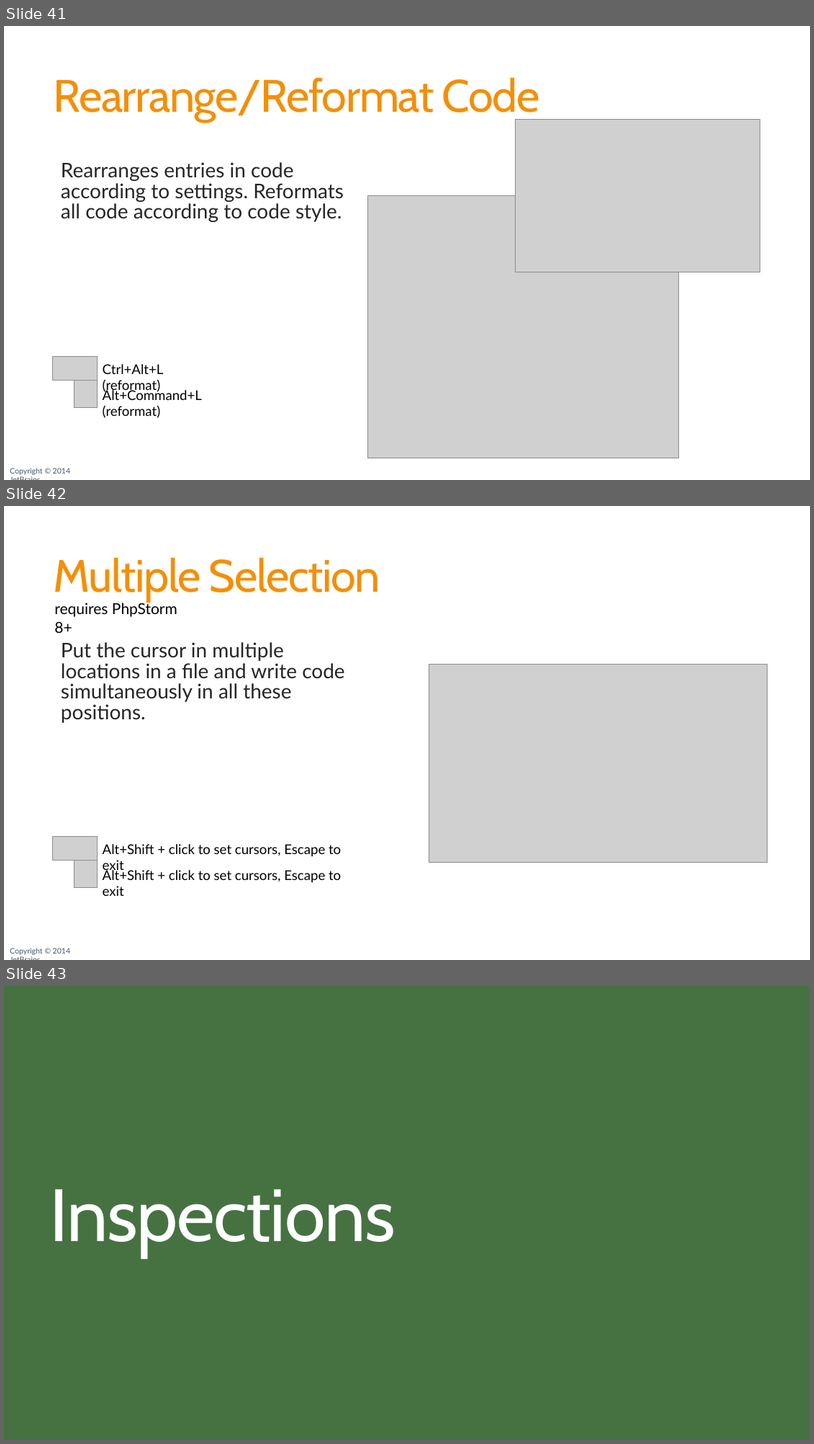
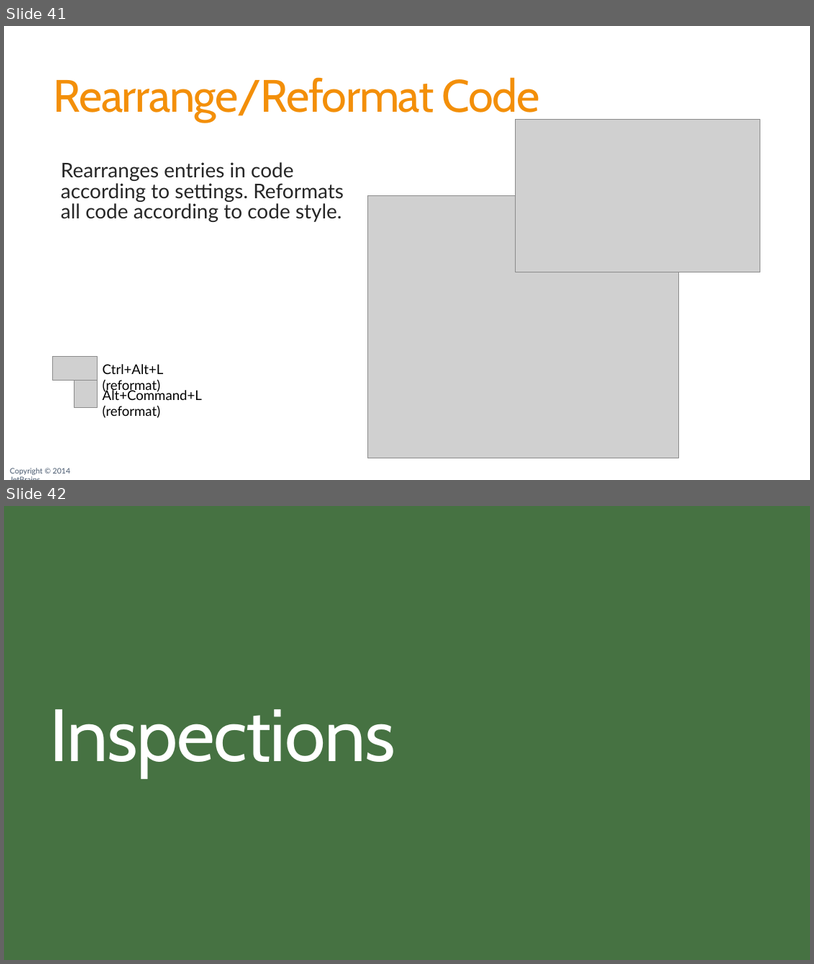
Before and after one commit to JetBrains/phpstorm-workshop, a slide deck: PhpStorm Workshop.pptx. Shown one above the other, each under a label of ours: slides 41, 42 and 43 before the commit, slides 41 and 42 after it. The pictures are 814x1444 and 814x964 pixels, drawn with LibreOffice and Linux fonts; fonts in the diff are those of the drawing; grey boxes stand for pictures; background and template pictures are left out. Boxes give left, top, right and bottom in pixels: in the first picture for what was removed or moved away, otherwise in the second. Text is boxed around its words. In the diff, an @@ line names an element or a change of style, - is before the commit and + after.

```diff
--- a/PhpStorm Workshop.pptx
+++ b/PhpStorm Workshop.pptx
@@ slide 42 removed at [4, 506, 810, 960], background #FFFFFF; not listed: 1 template element that a slide beside it also shows @@
@@ title removed at [54, 557, 381, 602] @@
-Multiple Selection
@@ text removed at [54, 601, 178, 633] @@
-requires PhpStorm 8+
@@ text removed at [61, 642, 345, 723] @@
-  Put the cursor in multiple locations in a file and write code simultaneously in all these positions.
@@ picture removed at [430, 664, 768, 862] @@
@@ picture removed at [53, 836, 97, 860] @@
@@ text removed at [103, 844, 341, 872] @@
-Alt+Shift + click to set cursors, Escape to exit
@@ picture removed at [74, 860, 97, 888] @@
@@ text removed at [103, 868, 341, 896] @@
-Alt+Shift + click to set cursors, Escape to exit
@@ what was slide 43 is now slide 42 @@
```
Also in this commit, not shown: 3 slides changed, 1 other file.
